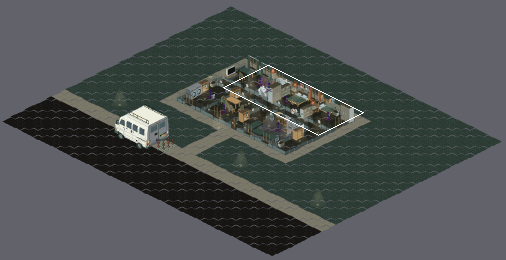
Level history. Tiled map: assets/maps/map_house1_3x.tmx. Above, an overview of the earlier version with the close-up marked.
Close-up. Earlier state:
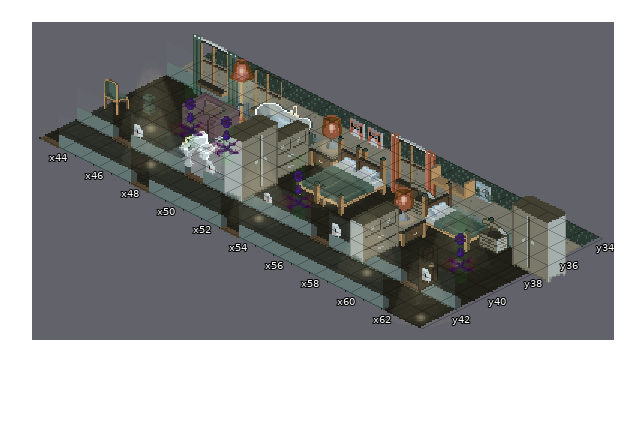
Cells are 24x12 px. Isometric: x runs down to the right, y down to the left. Shown: x 43..63, y 34..43. The commit also changed other parts of the map, which this record leaves out.
After the commit:
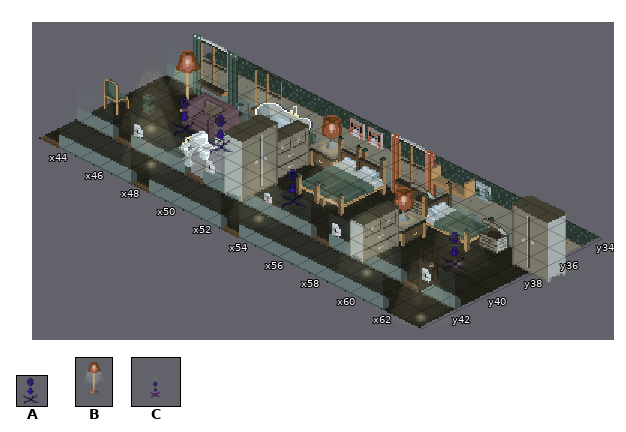
Key: from "A3x3x3": A 98 "GhostSpawn"; from "A6x6x10": B 5 "FloorLamp"; from "S2": C 110.
_ is an empty cell, . an unchanged one.
The edit:
--- layer "Ground Level/Decor"
@@ x 45..47 @@
-37 ..B
-38 _..
+37 .._
+38 B..
--- layer "Ground Level/Utils"
@@ x 46..61 @@
-39 C.C............C
-40 .......C........
+39 A.A............A
+40 .......A........
Pixel boxes of the changes (left, top, right, bottom) in both close-ups:
changed: (170, 50, 314, 211)
changed: (442, 217, 476, 274)
